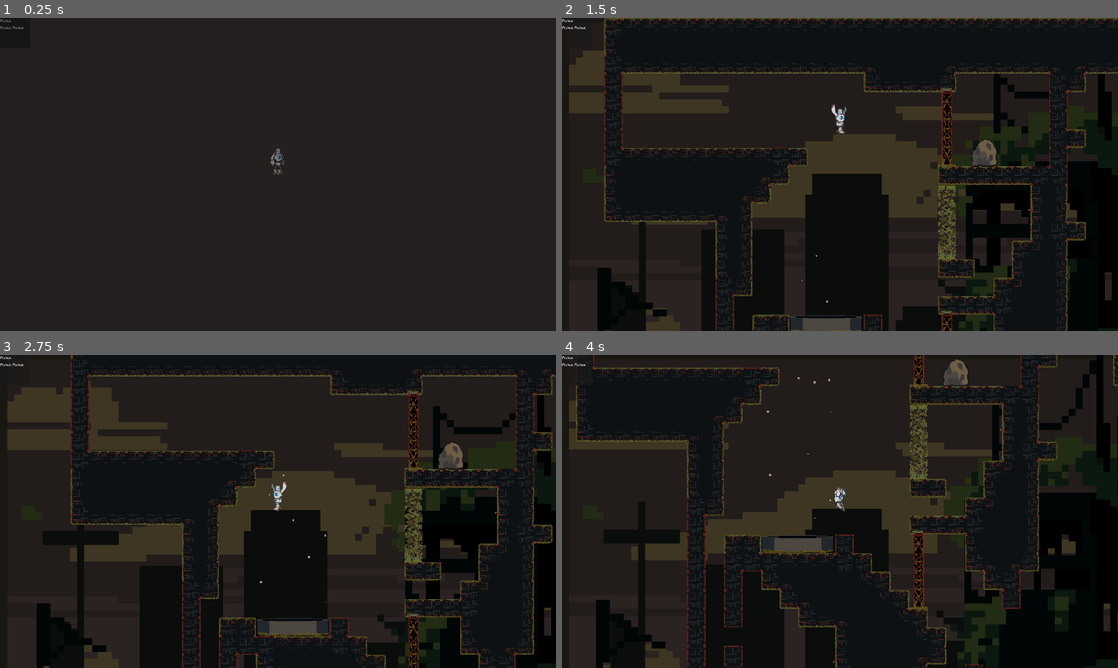
Above: before the commit, frames 1-4 (two rows, left to right).
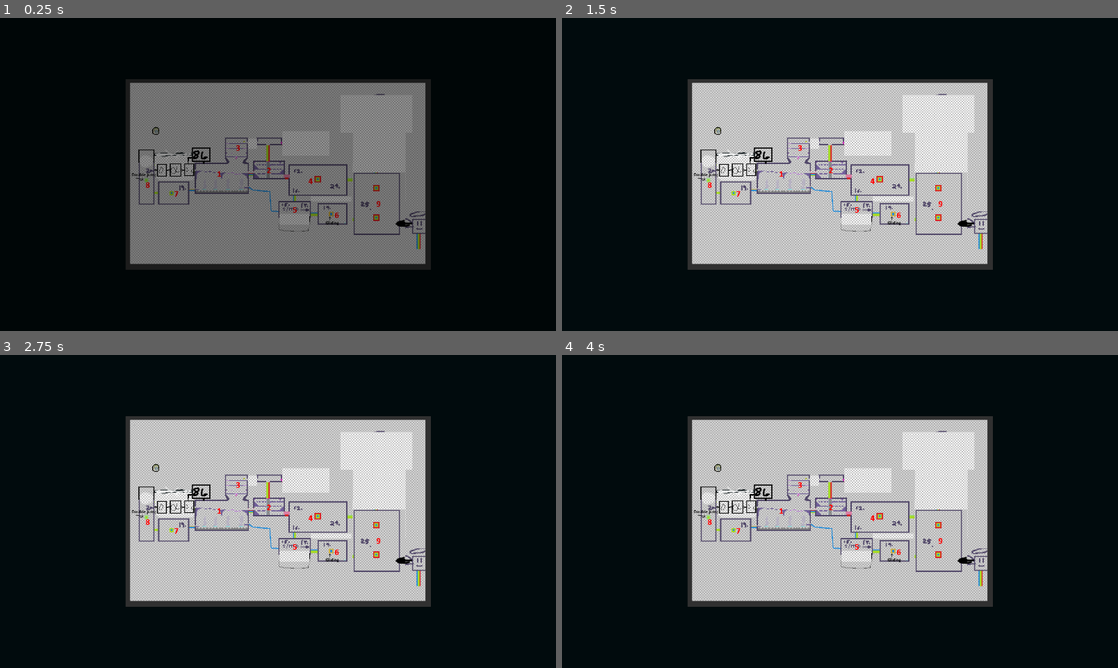
Above: after the commit, the same moments.

Repository: DevFTB/GMTK2024
Game: Godot game, scene res://main.tscn
Two runs of this game, one before a commit and one after it. Both use one fixed random seed, a clock stepped at 60 frames per second and the inputs below. Sound files missing from this copy of the repository are replaced by a short silence.
Inputs:
- Up to frame 1 (0.25 s): no input
- Up to frame 2 (1.5 s): hold F (interact) 0.53-1.28 s; hold D (move_right) from 0.53 s (still down); tap Space (jump) at 0.77 s; tap R (punch) at 1.35 s
- Up to frame 3 (2.75 s): tap Space (jump) at 1.52 s; release D (move_right) at 2.03 s; hold A (move_left) from 2.03 s (still down); hold F (interact) from 2.03 s (still down)
- Up to frame 4 (4 s): release A (move_left) at 2.78 s; release F (interact) at 2.78 s; hold D (move_right) from 2.78 s (still down); tap R (punch) at 2.85 s; tap Space (jump) at 3.02, 3.77 s; hold F (interact) from 3.53 s (still down)

The runs differ from the first frame. In frame 1, 97% of the frame differs, in the area x 0-100%, y 0-100%; in frame 2, 58%; in frame 3, 66%; in frame 4, 63%.

Commit message:
minimap code

Diff:
--- a/level/WorldLevels.gd
+++ b/level/WorldLevels.gd
@@ -5,7 +5,7 @@
 @export var level_music: Dictionary
 
 func get_level(level_name: String) -> PackedScene:
-	assert(levels.has(level_name), "level %s not in levels dictionary" % level_name)
+	assert(levels.has(level_name), "level %s not in lddddevels dictionary" % level_name)
 	return levels[level_name]
 
 func get_music(level_name: String) -> AudioStream:
--- a/level/world.gd
+++ b/level/world.gd
@@ -1,4 +1,5 @@
 extends Node2D
+class_name World
 
 signal level_loaded
 # TODO: note, this way we can stil potentailly make a minimap by putting all levels in the same scene after
@@ -37,7 +38,6 @@
 	if not _reloading:
 		await load_level(levels.get_level(level.level_name), spawn_point_name)
 		player.reset()
-
 
 func load_level(new_level: PackedScene, new_spawn_point_name: String) -> void:
 	_reloading = true
--- a/main.gd
+++ b/main.gd
@@ -1,7 +1,16 @@
 extends Node
 
 @onready var player: Player = $World/Player
+@onready var minimap: Control = %Minimap
 
 func _input(event: InputEvent) -> void:
 	if event.is_action_pressed("debug3"):
 		player.kill()
+
+	if event.is_action_pressed("minimap"):
+		if not minimap.visible:
+			minimap.open()
+			player.paused = true
+		else:
+			minimap.hide()
+			player.paused = false
--- a/main.tscn
+++ b/main.tscn
@@ -8,6 +8,9 @@
 [ext_resource type="FontFile" uid="uid://cx7u1dn3lokjj" path="res://gui/assets/PixelifySans-VariableFont_wght.ttf" id="6_nsjig"]
 [ext_resource type="Script" path="res://gui/scripts/story_text_label.gd" id="7_7bhqx"]
 [ext_resource type="Script" path="res://level/level_transition_screen.gd" id="7_s8hre"]
+[ext_resource type="Script" path="res://minimap.gd" id="9_5ymm7"]
+[ext_resource type="Texture2D" uid="uid://cnsof6icpmbhq" path="res://gui/assets/minimap.png" id="10_cmbx4"]
+[ext_resource type="Texture2D" uid="uid://b2fvp4dylstf0" path="res://gui/assets/minimap_player_marker.png" id="10_i0or1"]
 [ext_resource type="Script" path="res://gui/scripts/debug_gui.gd" id="13_26jet"]
 
 [sub_resource type="Gradient" id="Gradient_hfr04"]
@@ -43,7 +46,7 @@
 script = ExtResource("2_lml2l")
 levels = ExtResource("3_b3uhf")
 level_transition_screen = NodePath("../CanvasLayer/LevelTransitionScreen")
-start_level_name = "level9"
+start_level_name = "level1"
 
 [node name="Player" parent="World" groups=["manual"] instance=ExtResource("3_yqlic")]
 collision_mask = 27
@@ -110,6 +113,140 @@
 script = ExtResource("7_7bhqx")
 character_speed = 15.0
 
+[node name="Minimap" type="Control" parent="CanvasLayer/GUI" node_paths=PackedStringArray("world")]
+unique_name_in_owner = true
+layout_mode = 1
+anchors_preset = 15
+anchor_right = 1.0
+anchor_bottom = 1.0
+grow_horizontal = 2
+grow_vertical = 2
+script = ExtResource("9_5ymm7")
+world = NodePath("../../../World")
+
+[node name="ColorRect" type="ColorRect" parent="CanvasLayer/GUI/Minimap"]
+layout_mode = 1
+anchors_preset = 15
+anchor_right = 1.0
+anchor_bottom = 1.0
+grow_horizontal = 2
+grow_vertical = 2
+color = Color(0.00356623, 0.0428837, 0.0527218, 1)
+
+[node name="MinimapTexture" type="TextureRect" parent="CanvasLayer/GUI/Minimap"]
+layout_mode = 1
+anchors_preset = 8
+anchor_left = 0.5
+anchor_top = 0.5
+anchor_right = 0.5
+anchor_bottom = 0.5
+offset_left = -527.5
+offset_top = -328.0
+offset_right = 527.5
+offset_bottom = 328.0
+grow_horizontal = 2
+grow_vertical = 2
+texture = ExtResource("10_cmbx4")
+
+[node name="level0" type="Control" parent="CanvasLayer/GUI/Minimap/MinimapTexture"]
+anchors_preset = 0
+offset_left = 240.0
+offset_top = 288.0
+offset_right = 427.0
+offset_bottom = 395.0
+
+[node name="level0b" type="Control" parent="CanvasLayer/GUI/Minimap/MinimapTexture"]
+anchors_preset = 0
+offset_left = 154.0
+offset_top = 289.0
+offset_right = 194.0
+offset_bottom = 335.0
+
+[node name="level0c" type="Control" parent="CanvasLayer/GUI/Minimap/MinimapTexture"]
+anchors_preset = 0
+offset_left = 203.0
+offset_top = 289.0
+offset_right = 239.0
+offset_bottom = 335.0
+
+[node name="level1" type="Control" parent="CanvasLayer/GUI/Minimap/MinimapTexture"]
+anchors_preset = 0
+offset_left = 240.0
+offset_top = 287.0
+offset_right = 428.0
+offset_bottom = 395.0
+
+[node name="level2" type="Control" parent="CanvasLayer/GUI/Minimap/MinimapTexture"]
+anchors_preset = 0
+offset_left = 441.0
+offset_top = 281.0
+offset_right = 552.0
+offset_bottom = 345.0
+
+[node name="level3b" type="Control" parent="CanvasLayer/GUI/Minimap/MinimapTexture"]
+anchors_preset = 0
+offset_left = 344.0
+offset_top = 200.0
+offset_right = 423.0
+offset_bottom = 280.0
+
+[node name="level3a" type="Control" parent="CanvasLayer/GUI/Minimap/MinimapTexture"]
+anchors_preset = 0
+offset_left = 454.0
+offset_top = 200.0
+offset_right = 542.0
+offset_bottom = 227.0
+
+[node name="level4" type="Control" parent="CanvasLayer/GUI/Minimap/MinimapTexture"]
+anchors_preset = 0
+offset_left = 563.0
+offset_top = 293.0
+offset_right = 768.0
+offset_bottom = 402.0
+
+[node name="level5" type="Control" parent="CanvasLayer/GUI/Minimap/MinimapTexture"]
+anchors_preset = 0
+offset_left = 529.0
+offset_top = 420.0
+offset_right = 643.0
+offset_bottom = 523.0
+
+[node name="level6" type="Control" parent="CanvasLayer/GUI/Minimap/MinimapTexture"]
+anchors_preset = 0
+offset_left = 663.0
+offset_top = 427.0
+offset_right = 767.0
+offset_bottom = 503.0
+
+[node name="level7" type="Control" parent="CanvasLayer/GUI/Minimap/MinimapTexture"]
+anchors_preset = 0
+offset_left = 112.0
+offset_top = 350.0
+offset_right = 222.0
+offset_bottom = 432.0
+
+[node name="level8" type="Control" parent="CanvasLayer/GUI/Minimap/MinimapTexture"]
+anchors_preset = 0
+offset_left = 46.0
+offset_top = 242.0
+offset_right = 101.0
+offset_bottom = 432.0
+
+[node name="level9" type="Control" parent="CanvasLayer/GUI/Minimap/MinimapTexture"]
+anchors_preset = 0
+offset_left = 789.0
+offset_top = 320.0
+offset_right = 949.0
+offset_bottom = 535.0
+
+[node name="PlayerIcon" type="TextureRect" parent="CanvasLayer/GUI/Minimap/MinimapTexture"]
+layout_mode = 0
+offset_left = 84.5
+offset_top = 159.0
+offset_right = 124.5
+offset_bottom = 199.0
+texture = ExtResource("10_i0or1")
+
 [node name="LevelTransitionScreen" type="Control" parent="CanvasLayer"]
 unique_name_in_owner = true
 visible = false
--- /dev/null
+++ b/minimap.gd
@@ -0,0 +1,10 @@
+extends Control
+
+@export var world : World
+@onready var player_icon: TextureRect = $MinimapTexture/PlayerIcon
+
+func open() -> void:
+	var child_rect = find_child(world.level.level_name)
+	var center = child_rect.position + child_rect.size / 2
+	player_icon.position = center - player_icon.size / 2
+	show()
--- a/project.godot
+++ b/project.godot
@@ -93,6 +93,11 @@
 "events": [Object(InputEventKey,"resource_local_to_scene":false,"resource_name":"","device":-1,"window_id":0,"alt_press …(192 unchanged characters)…
 ]
 }
+minimap={
+"deadzone": 0.5,
+"events": [Object(InputEventKey,"resource_local_to_scene":false,"resource_name":"","device":-1,"window_id":0,"alt_pressed":false,"shift_pressed":false,"ctrl_pressed":false,"meta_pressed":false,"pressed":false,"keycode":0,"physical_keycode":4194306,"key_label":0,"unicode":0,"location":0,"echo":false,"script":null)
+]
+}
 
 [layer_names]
 
Binary file added: gui/assets/minimap.png
Not shown, added: gui/assets/minimap.png.import
Binary file added: gui/assets/minimap_player_marker.png
Not shown, added: gui/assets/minimap_player_marker.png.import
Not shown: 1 places in main.tscn that only renumber resources
